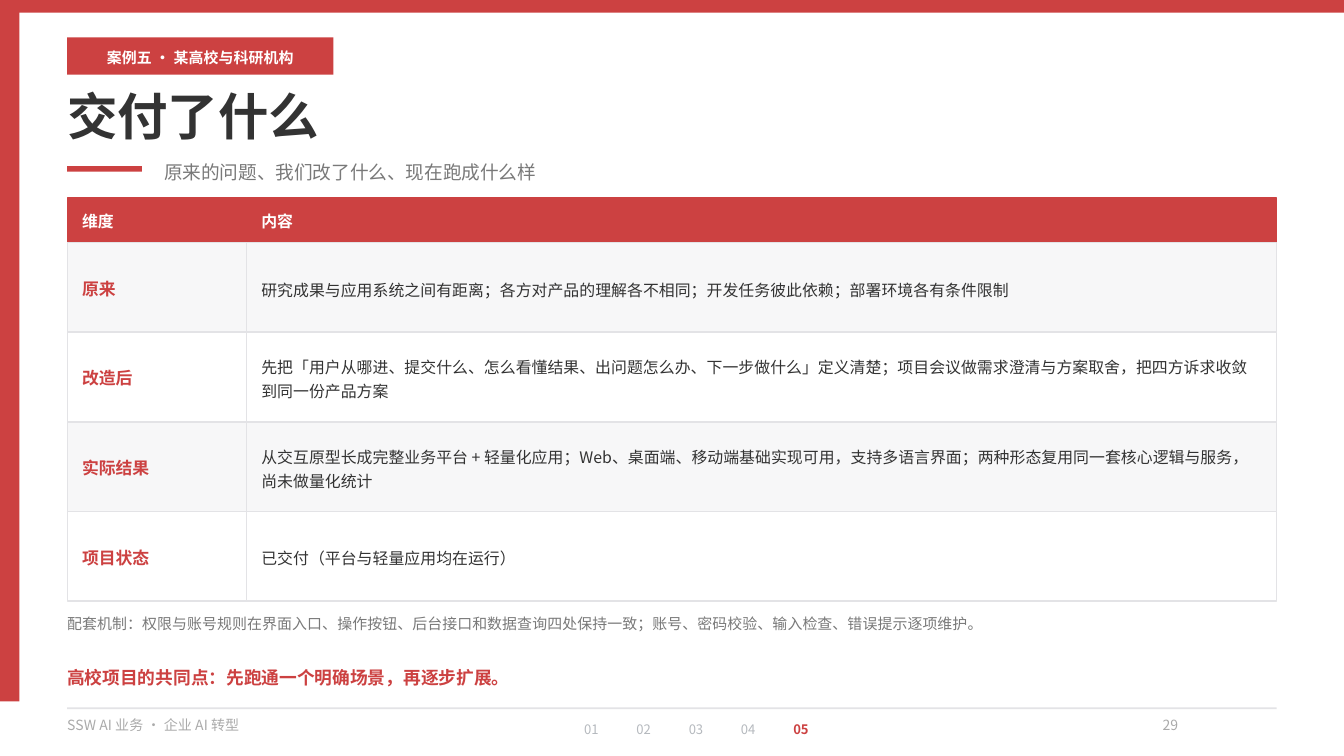
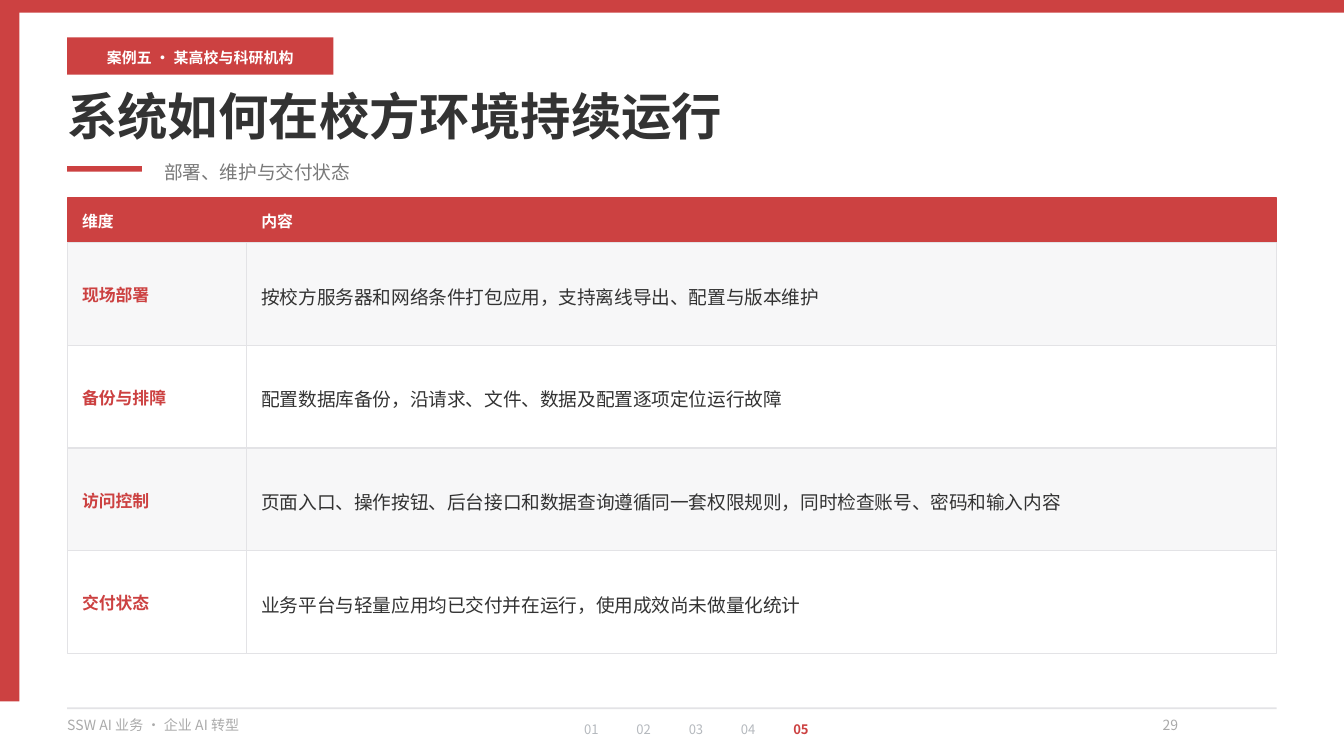
Before and after one commit to hveraus/ssw-business, a slide deck: slide 29 of SSW AI 业务_v2/SSW AI 业务_v3.pptx. Drawn at 1344x756 pixels with LibreOffice and Linux fonts; fonts in the diff are those of the drawing. Boxes give left, top, right and bottom in pixels: in the first picture for what was removed or moved away, otherwise in the second. Text is boxed around its words. In the diff, an @@ line names an element or a change of style, - is before the commit and + after.

Commit message:
精简 V3 五个案例的重复内容，加入 SSW Logo 和可点击 PDF

```diff
--- a/SSW AI 业务_v2/SSW AI 业务_v3.pptx
+++ b/SSW AI 业务_v2/SSW AI 业务_v3.pptx
@@ text at (x1=67, y1=91, x2=722, y2=140): text changed @@
-交付了什么
+系统如何在校方环境持续运行
@@ text at (x1=164, y1=163, x2=350, y2=181): text changed @@
-原来的问题、我们改了什么、现在跑成什么样
+部署、维护与交付状态
@@ rectangle resized from (x1=67, y1=243, x2=246, y2=333) to (x1=67, y1=243, x2=246, y2=345) @@
@@ rectangle resized from (x1=246, y1=243, x2=1277, y2=333) to (x1=246, y1=243, x2=1277, y2=345) @@
@@ text removed at (x1=82, y1=280, x2=116, y2=297) @@
-原来
@@ text added at (x1=82, y1=287, x2=149, y2=303), 9 pt, text #CC4141, bold @@
+现场部署
@@ text removed at (x1=261, y1=282, x2=1008, y2=299) @@
-研究成果与应用系统之间有距离；各方对产品的理解各不相同；开发任务彼此依赖；部署环境各有条件限制
@@ text added at (x1=261, y1=288, x2=819, y2=306), 10 pt, text #333333 @@
+按校方服务器和网络条件打包应用，支持离线导出、配置与版本维护
@@ rectangle resized from (x1=67, y1=332, x2=246, y2=422) to (x1=67, y1=345, x2=246, y2=448) @@
@@ rectangle resized from (x1=246, y1=332, x2=1277, y2=422) to (x1=246, y1=345, x2=1277, y2=448) @@
@@ text removed at (x1=261, y1=359, x2=1247, y2=399) @@
-先把「用户从哪进、提交什么、怎么看懂结果、出问题怎么办、下一步做什么」定义清楚；项目会议做需求澄清与方案取舍，把四方诉求收敛到同一份产品方案
@@ text removed at (x1=82, y1=370, x2=132, y2=386) @@
-改造后
@@ text added at (x1=82, y1=389, x2=166, y2=406), 9 pt, text #CC4141, bold @@
+备份与排障
@@ text added at (x1=261, y1=390, x2=782, y2=408), 10 pt, text #333333 @@
+配置数据库备份，沿请求、文件、数据及配置逐项定位运行故障
@@ rectangle resized from (x1=67, y1=422, x2=246, y2=512) to (x1=67, y1=448, x2=246, y2=550) @@
@@ rectangle resized from (x1=246, y1=422, x2=1277, y2=512) to (x1=246, y1=448, x2=1277, y2=550) @@
@@ text removed at (x1=261, y1=449, x2=1248, y2=489) @@
-从交互原型长成完整业务平台 + 轻量化应用；Web、桌面端、移动端基础实现可用，支持多语言界面；两种形态复用同一套核心逻辑与服务，尚未做量化统计
@@ text removed at (x1=82, y1=459, x2=149, y2=476) @@
-实际结果
@@ text added at (x1=82, y1=492, x2=149, y2=509), 9 pt, text #CC4141, bold @@
+访问控制
@@ text added at (x1=261, y1=493, x2=1061, y2=511), 10 pt, text #333333 @@
+页面入口、操作按钮、后台接口和数据查询遵循同一套权限规则，同时检查账号、密码和输入内容
@@ rectangle resized from (x1=67, y1=512, x2=246, y2=602) to (x1=67, y1=551, x2=246, y2=653) @@
@@ rectangle resized from (x1=246, y1=512, x2=1277, y2=602) to (x1=246, y1=551, x2=1277, y2=653) @@
@@ text at (x1=82, y1=594, x2=149, y2=611): text changed @@
-项目状态
+交付状态
@@ text at (x1=261, y1=596, x2=800, y2=614): text changed; size 8.5 to 10 pt @@
-已交付（平台与轻量应用均在运行）
+业务平台与轻量应用均已交付并在运行，使用成效尚未做量化统计
@@ text removed at (x1=67, y1=616, x2=982, y2=631) @@
-配套机制：权限与账号规则在界面入口、操作按钮、后台接口和数据查询四处保持一致；账号、密码校验、输入检查、错误提示逐项维护。
@@ text removed at (x1=67, y1=669, x2=509, y2=687) @@
-高校项目的共同点：先跑通一个明确场景，再逐步扩展。
```
Also in this commit, not shown: 18 other slides changed, 1 slide added, 1 slide removed, 3 other files.
